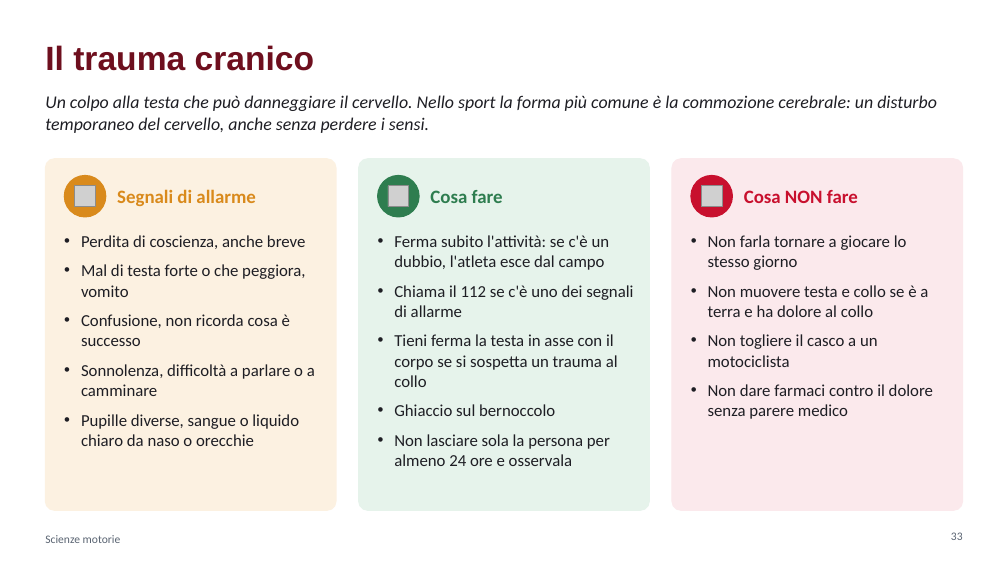
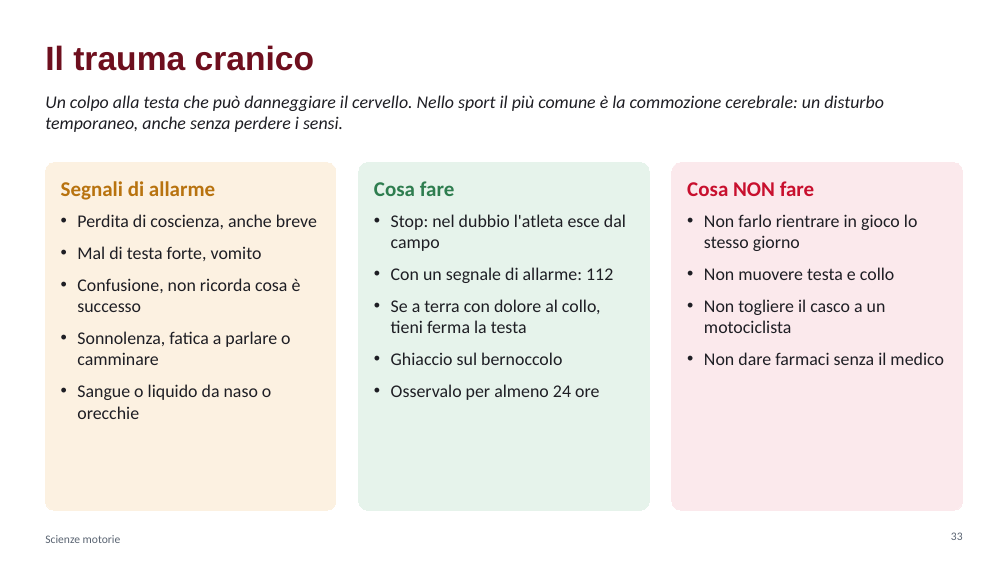
Before and after one commit to krazerrino/ginnastica, a slide deck: slide 33 of Cuore_respiro_e_primo_soccorso.pptx. Drawn at 1008x567 pixels with LibreOffice and Linux fonts; fonts in the diff are those of the drawing; grey boxes stand for pictures. Boxes give left, top, right and bottom in pixels: in the first picture for what was removed or moved away, otherwise in the second. Text is boxed around its words. In the diff, an @@ line names an element or a change of style, - is before the commit and + after.

```diff
--- a/Cuore_respiro_e_primo_soccorso.pptx
+++ b/Cuore_respiro_e_primo_soccorso.pptx
@@ text at (45, 95, 884, 132): text changed @@
-Un colpo alla testa che può danneggiare il cervello. Nello sport la forma più comune è la commozione cerebrale: un disturbo temporaneo del cervello, anche senza perdere i sensi.
+Un colpo alla testa che può danneggiare il cervello. Nello sport il più comune è la commozione cerebrale: un disturbo temporaneo, anche senza perdere i sensi.
@@ rounded rectangle "Segnali di allarme": place and size @@
-rounded rectangle "Segnali di allarme" at (45, 159, 336, 510)
+rounded rectangle "Segnali di allarme" at (45, 163, 336, 510)
@@ rounded rectangle "Segnali di allarme" at (45, 163, 336, 510): outline #FCF1E1 1 pt to #FCF1E1 0.75 pt @@
@@ ellipse removed at (64, 175, 106, 217) @@
@@ rounded rectangle "Cosa fare": place and size @@
-rounded rectangle "Cosa fare" at (358, 159, 649, 510)
+rounded rectangle "Cosa fare" at (358, 163, 649, 510)
@@ rounded rectangle "Cosa fare" at (358, 163, 649, 510): outline #E6F3EB 1 pt to #E6F3EB 0.75 pt @@
@@ ellipse removed at (377, 175, 419, 217) @@
@@ rounded rectangle "Cosa NON fare": place and size @@
-rounded rectangle "Cosa NON fare" at (672, 159, 963, 510)
+rounded rectangle "Cosa NON fare" at (672, 163, 963, 510)
@@ rounded rectangle "Cosa NON fare" at (672, 163, 963, 510): outline #FBE9EC 1 pt to #FBE9EC 0.75 pt @@
@@ ellipse removed at (691, 175, 733, 217) @@
@@ text in rounded rectangle at (61, 181, 317, 419): text added @@
+Segnali di allarme
+• Perdita di coscienza, anche breve
+• Mal di testa forte, vomito
+• Confusione, non ricorda cosa è successo
+• Sonnolenza, fatica a parlare o camminare
+• Sangue o liquido da naso o orecchie
@@ picture removed at (75, 186, 96, 207) @@
@@ text removed at (117, 189, 255, 206) @@
-Segnali di allarme
@@ text in rounded rectangle at (374, 181, 626, 400): text added @@
+Cosa fare
+• Stop: nel dubbio l'atleta esce dal campo
+• Con un segnale di allarme: 112
+• Se a terra con dolore al collo, tieni ferma la testa
+• Ghiaccio sul bernoccolo
+• Osservalo per almeno 24 ore
@@ picture removed at (388, 186, 409, 207) @@
@@ text removed at (430, 190, 503, 203) @@
-Cosa fare
@@ text in rounded rectangle at (687, 181, 944, 365): text added @@
+Cosa NON fare
+• Non farlo rientrare in gioco lo stesso giorno
+• Non muovere testa e collo
+• Non togliere il casco a un motociclista
+• Non dare farmaci senza il medico
@@ picture removed at (702, 186, 723, 207) @@
@@ text removed at (744, 190, 858, 203) @@
-Cosa NON fare
@@ text removed at (81, 235, 315, 446) @@
-• Perdita di coscienza, anche breve
-• Mal di testa forte o che peggiora, vomito
-• Confusione, non ricorda cosa è successo
-• Sonnolenza, difficoltà a parlare o a camminare
-• Pupille diverse, sangue o liquido chiaro da naso o orecchie
@@ text removed at (394, 235, 633, 466) @@
-• Ferma subito l'attività: se c'è un dubbio, l'atleta esce dal campo
-• Chiama il 112 se c'è uno dei segnali di allarme
-• Tieni ferma la testa in asse con il corpo se si sospetta un trauma al collo
-• Ghiaccio sul bernoccolo
-• Non lasciare sola la persona per almeno 24 ore e osservala
@@ text removed at (708, 235, 933, 419) @@
-• Non farla tornare a giocare lo stesso giorno
-• Non muovere testa e collo se è a terra e ha dolore al collo
-• Non togliere il casco a un motociclista
-• Non dare farmaci contro il dolore senza parere medico
```
Also in this commit, not shown: 36 other slides changed, 1 other file.
